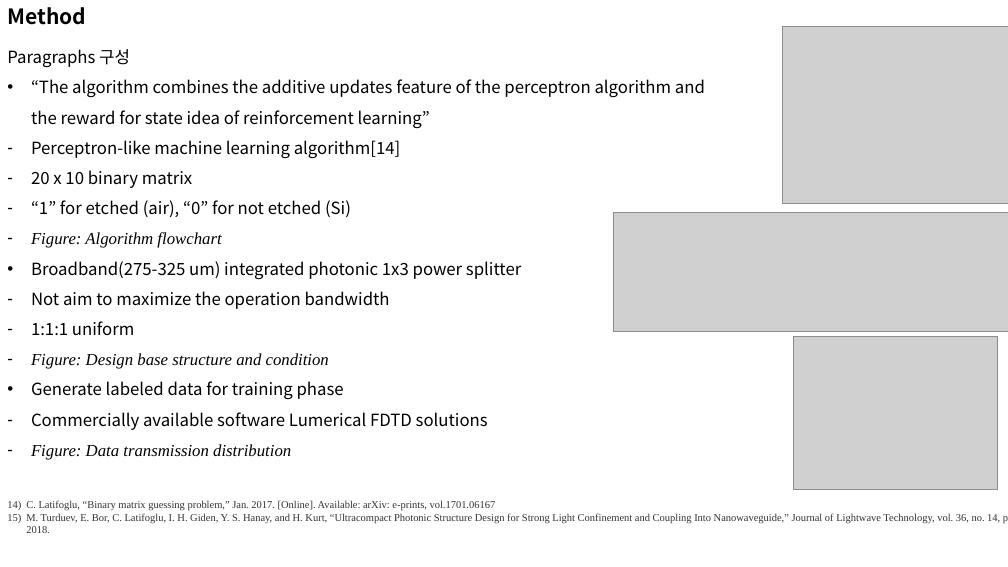
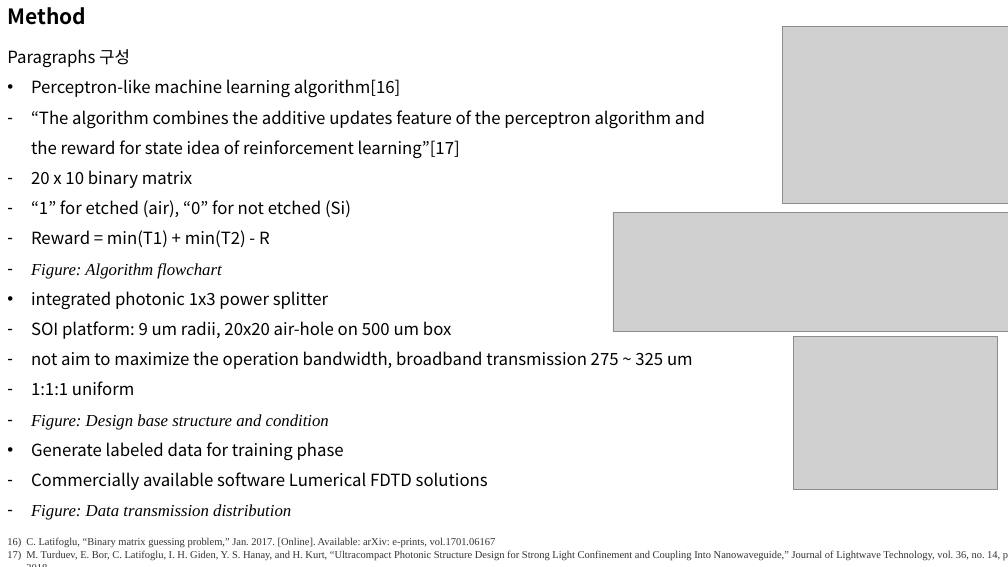
Before and after one commit to jglee96/NBTP_Lab, a slide deck: slide 2 of 개인/석사학위논문/Manuscript Preparation.pptx. Drawn at 1008x567 pixels with LibreOffice and Linux fonts; fonts in the diff are those of the drawing; grey boxes stand for pictures. Boxes give left, top, right and bottom in pixels: in the first picture for what was removed or moved away, otherwise in the second. Text is boxed around its words. In the diff, an @@ line names an element or a change of style, - is before the commit and + after.

```diff
--- a/개인/석사학위논문/Manuscript Preparation.pptx
+++ b/개인/석사학위논문/Manuscript Preparation.pptx
@@ text at (31, 79, 705, 159): text changed @@
-• “The algorithm combines the additive updates feature of the perceptron algorithm and the reward for state idea of reinforcement learning”
-– Perceptron-like machine learning algorithm[14]
+• Perceptron-like machine learning algorithm[16]
+– “The algorithm combines the additive updates feature of the perceptron algorithm and the reward for state idea of reinforcement learning”[17]
@@ text at (31, 230, 270, 247): paragraph added @@
+– Reward = min(T1) + min(T2) - R
@@ text at (31, 291, 693, 369): text changed @@
-• Broadband(275-325 um) integrated photonic 1x3 power splitter
-– Not aim to maximize the operation bandwidth
+• integrated photonic 1x3 power splitter
+– SOI platform: 9 um radii, 20x20 air-hole on 500 um box
+– not aim to maximize the operation bandwidth, broadband transmission 275 ~ 325 um
@@ text "C. Latifoglu, “Binary matrix guessing ..." rewrapped from (26, 500, 1000, 533) to (26, 538, 1000, 561) @@
```
Also in this commit, not shown: 1 other slide changed, 1 slide removed, 16 other files.
